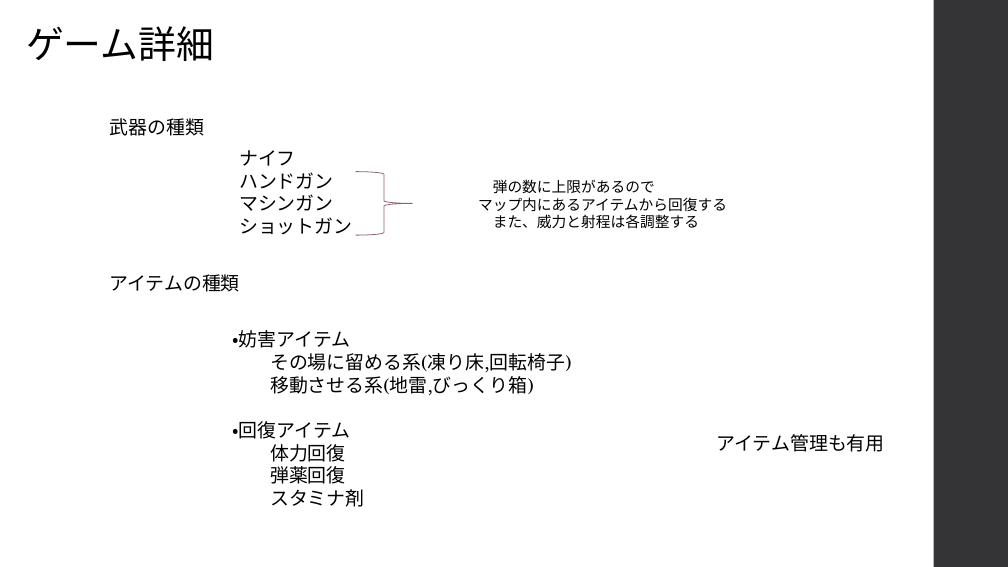
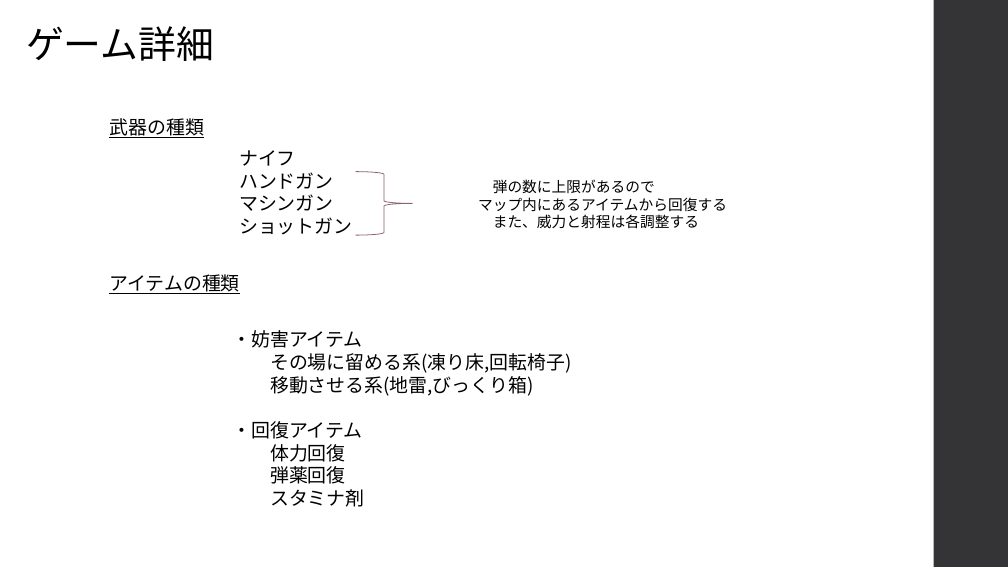
Before and after one commit to kakisawa/ProductionWork, a slide deck: slide 7 of 3DGame_3_NamelessGame/NamelessGame_企画書.pptx. Drawn at 1008x567 pixels with LibreOffice and Linux fonts; fonts in the diff are those of the drawing. Boxes give left, top, right and bottom in pixels: in the first picture for what was removed or moved away, otherwise in the second. Text is boxed around its words. In the diff, an @@ line names an element or a change of style, - is before the commit and + after.

```diff
--- a/3DGame_3_NamelessGame/NamelessGame_企画書.pptx
+++ b/3DGame_3_NamelessGame/NamelessGame_企画書.pptx
@@ text "武器の種類" at [109, 118, 203, 138]: font TeX Gyre Schola to Noto Sans CJK JP, underline on @@
@@ text "アイテムの種類" at [109, 274, 239, 294]: font TeX Gyre Schola to Noto Sans CJK JP, underline on @@
@@ text "・妨害アイテム" at [232, 330, 572, 507]: font TeX Gyre Schola to Noto Sans CJK JP @@
@@ text removed at [716, 434, 884, 452] @@
-アイテム管理も有用
```
Also in this commit, not shown: 6 other slides changed, 1 slide removed, 7 other files.
